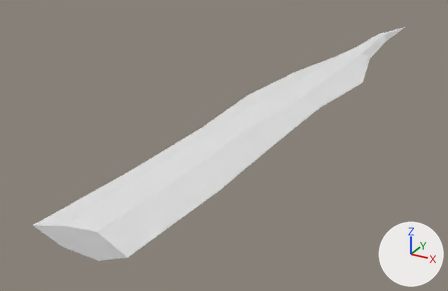
The glTF model godot/assets/waffen/modelle/schwertklinge/t4_5.glb, before and after one commit.
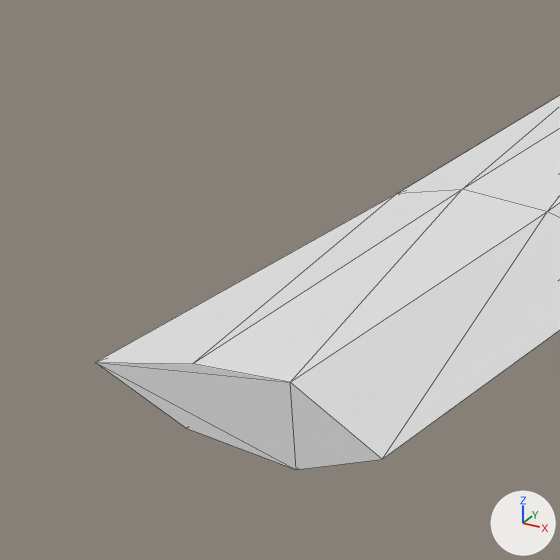
Each version appears first whole from a camera (50 mm lens) standing at (0.226, -0.127, 0.2) and looking at (-0.047, 0.37, -0.049), and next in a close-up on the part from 0% to 42% of the width and 36% to 100% of the height. Arrows for +X, +Y and +Z are at lower right; the lights stay in place. The last two pictures show the newer version. The close-ups show mesh edges as thin lines. Vertices at exactly the same position are counted once.

Names of what the first close-up shows: 'schwertklinge_t4_5'.
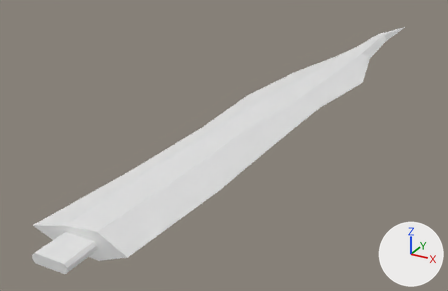
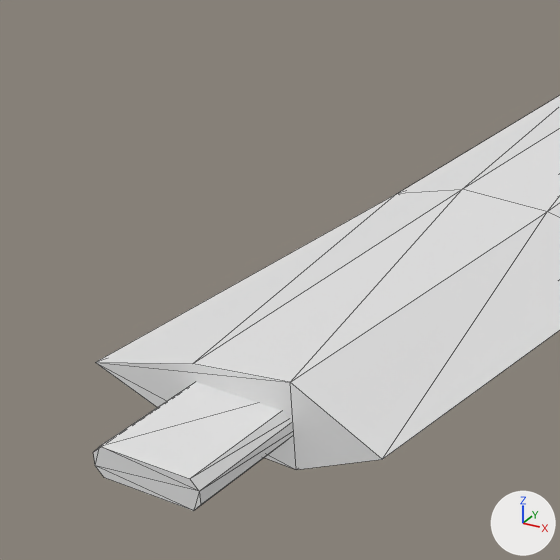
The change, as a diff of the scene's bpy script:
```diff
--- a/godot/assets/waffen/modelle/schwertklinge/t4_5.glb.py
+++ b/godot/assets/waffen/modelle/schwertklinge/t4_5.glb.py
@@ me_schwertklinge_t4_5 @@
 # used by ob_schwertklinge_t4_5; location = (0.0, 0.0, 0.0)
-me_schwertklinge_t4_5.from_pydata(...)  # 43 vertices, 82 faces; spans x -0.038..0.054, y 0.108..0.768, z -0.011..0.011
+me_schwertklinge_t4_5.from_pydata(...)  # 59 vertices, 110 faces; spans x -0.038..0.054, y 0.082..0.768, z -0.011..0.011
+# me_schwertklinge_t4_5 part 1: a new loose piece of 16 vertices spanning x -0.013..0.013, y 0.082..0.118, z -0.004..0.003, in mat_eis (white #e7e7e7)
 me_schwertklinge_t4_5.materials.append(mat_eis)
```

Changed parts and their boxes (x1, y1, x2, y2) in the close-ups (560 x 560 px):
'schwertklinge_t4_5', reshaped: before (95, 95, 560, 470); after (93, 95, 560, 511)
part 1 of me_schwertklinge_t4_5, added: after (93, 382, 293, 511)
